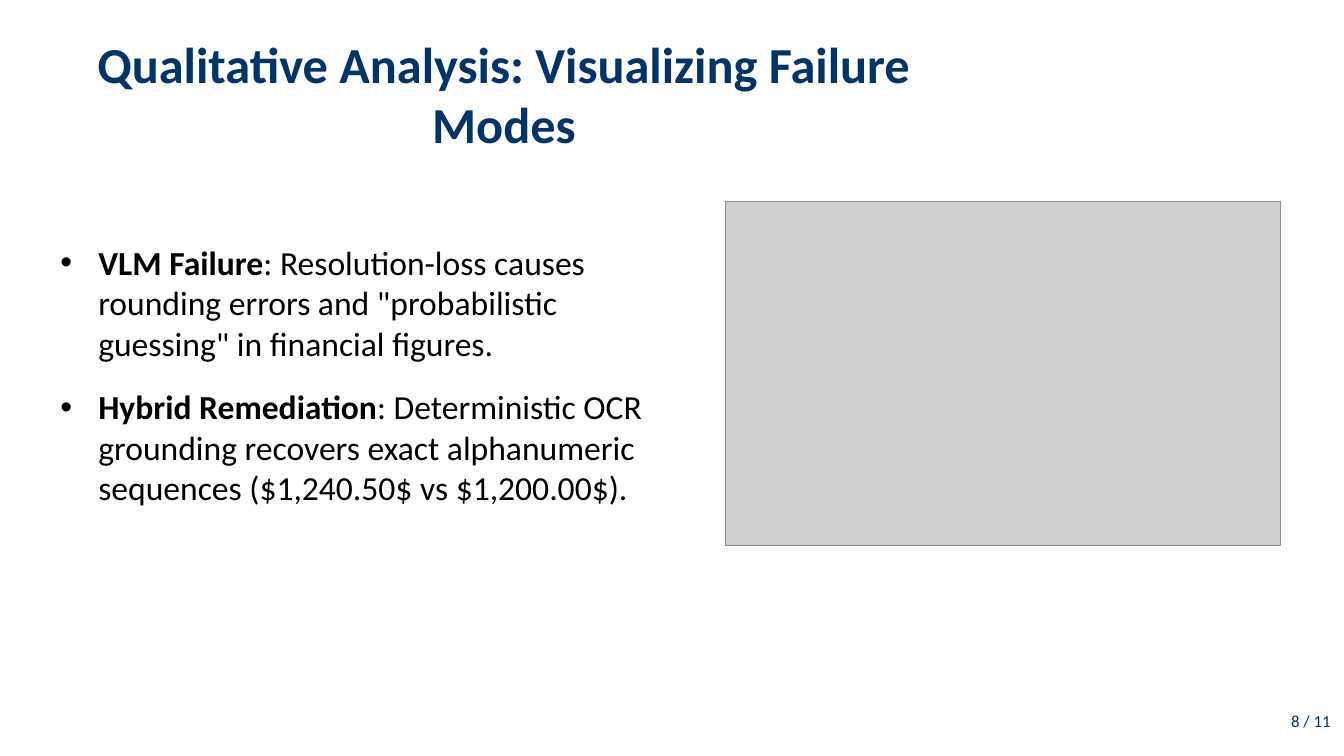
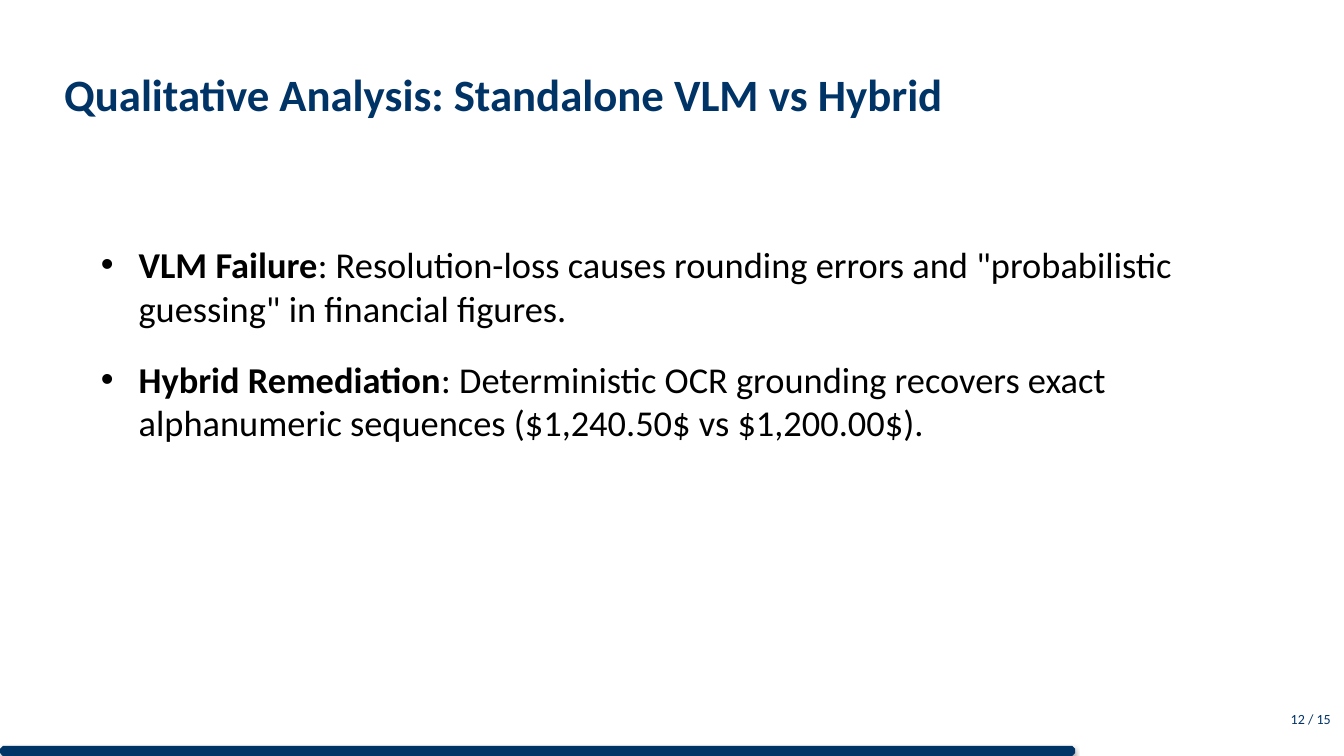
Before and after one commit to DESMOND135/DOCVQA-RAG-PERCEPTION-BENCHMARK, a slide deck: slide 13 of presentation/presentation.pptx (slide 9 before the commit). Drawn at 1344x756 pixels with LibreOffice and Linux fonts; fonts in the diff are those of the drawing; grey boxes stand for pictures. Boxes give left, top, right and bottom in pixels: in the first picture for what was removed or moved away, otherwise in the second. Text is boxed around its words. In the diff, an @@ line names an element or a change of style, - is before the commit and + after.

Commit message:
Defense Presentation Masterclass: Separated diagrams for visual impact, centralized all slide titles, and implemented a premium Navy Blue branding system with progress tracking.

```diff
--- a/presentation/presentation.pptx
+++ b/presentation/presentation.pptx
@@ title at (64, 79, 942, 118): text changed; size 36 to 32 pt @@
-Qualitative Analysis: Visualizing Failure Modes
+Qualitative Analysis: Standalone VLM vs Hybrid
@@ text "VLM Failure: Resolution-loss causes rounding ...": place and size @@
-text "VLM Failure: Resolution-loss causes rounding ..." at (98, 251, 641, 506)
+text "VLM Failure: Resolution-loss causes rounding ..." at (139, 252, 1171, 442)
@@ text "VLM Failure: Resolution-loss causes rounding ..." at (139, 252, 1171, 442): size 24 to 26 pt; more space between paragraphs @@
@@ picture removed at (726, 202, 1280, 545) @@
@@ text at (1291, 715, 1331, 724): text changed; size 12 to 10 pt @@
-8 / 11
+12 / 15
@@ octagon added at (0, 746, 1076, 756), fill #003366 @@
```
Also in this commit, not shown: 11 other slides changed, 4 slides added, 2 other files.
